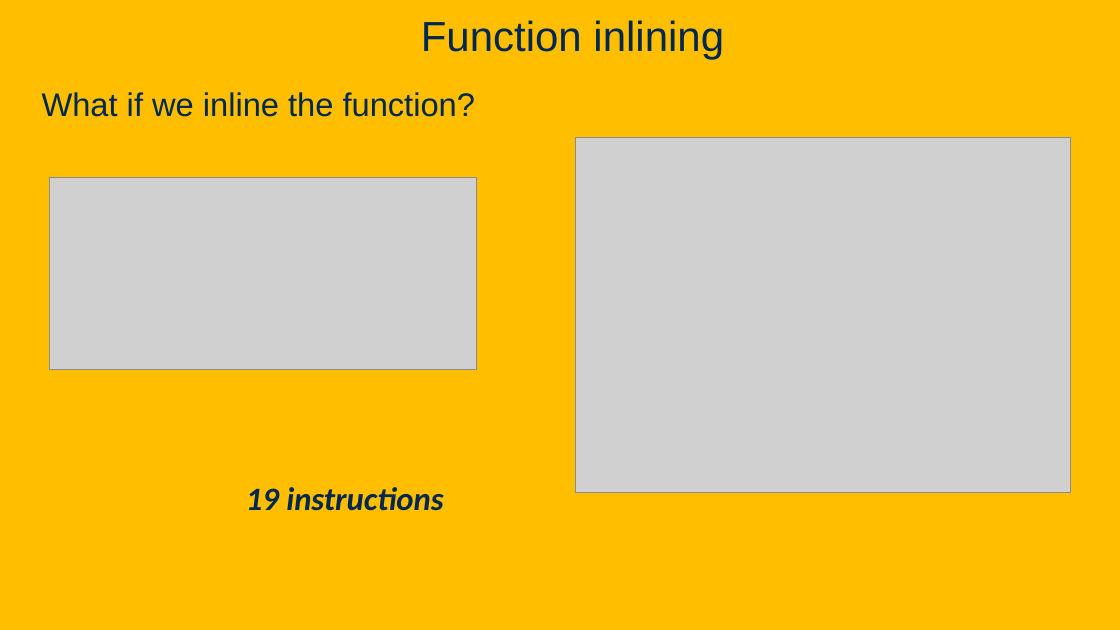
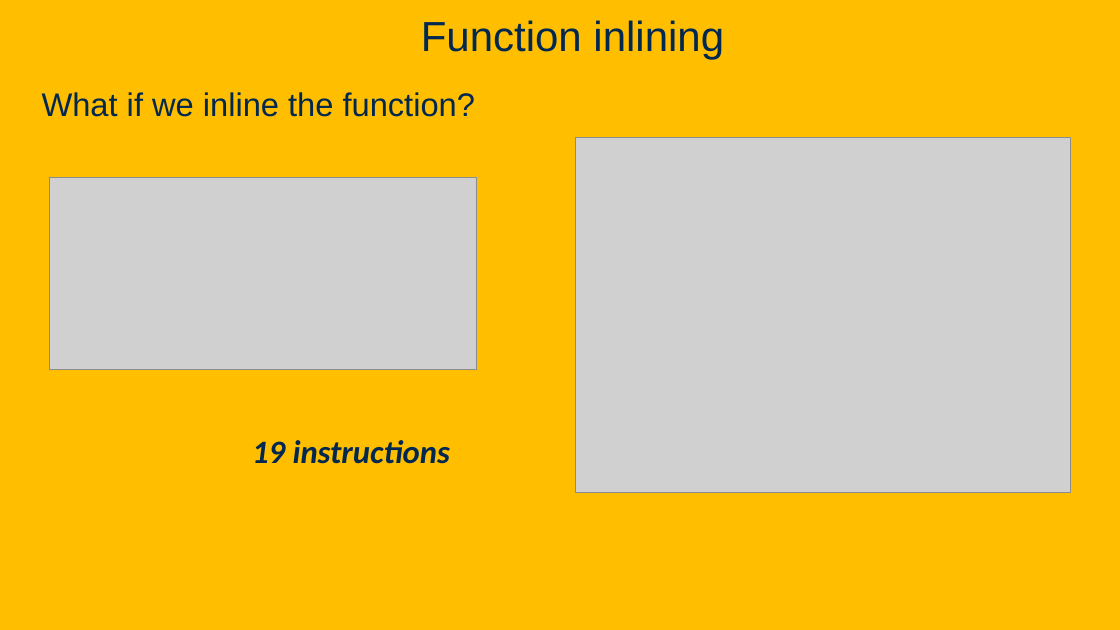
Before and after one commit to davsec-teaching/ECS289C-Spring2025, a slide deck: slide 91 of slides/2_compiler_fundamentals.pptx (slide 89 before the commit). Drawn at 1120x630 pixels with LibreOffice and Linux fonts; fonts in the diff are those of the drawing; grey boxes stand for pictures; background and template pictures are left out. Boxes give left, top, right and bottom in pixels: in the first picture for what was removed or moved away, otherwise in the second. Text is boxed around its words. In the diff, an @@ line names an element or a change of style, - is before the commit and + after.

```diff
--- a/slides/2_compiler_fundamentals.pptx
+++ b/slides/2_compiler_fundamentals.pptx
@@ text "19 instructions": place and size @@
-text "19 instructions" at [246,487,443,511]
+text "19 instructions" at [252,440,450,464]
```
Also in this commit, not shown: 3 slides added, 1 other file.
